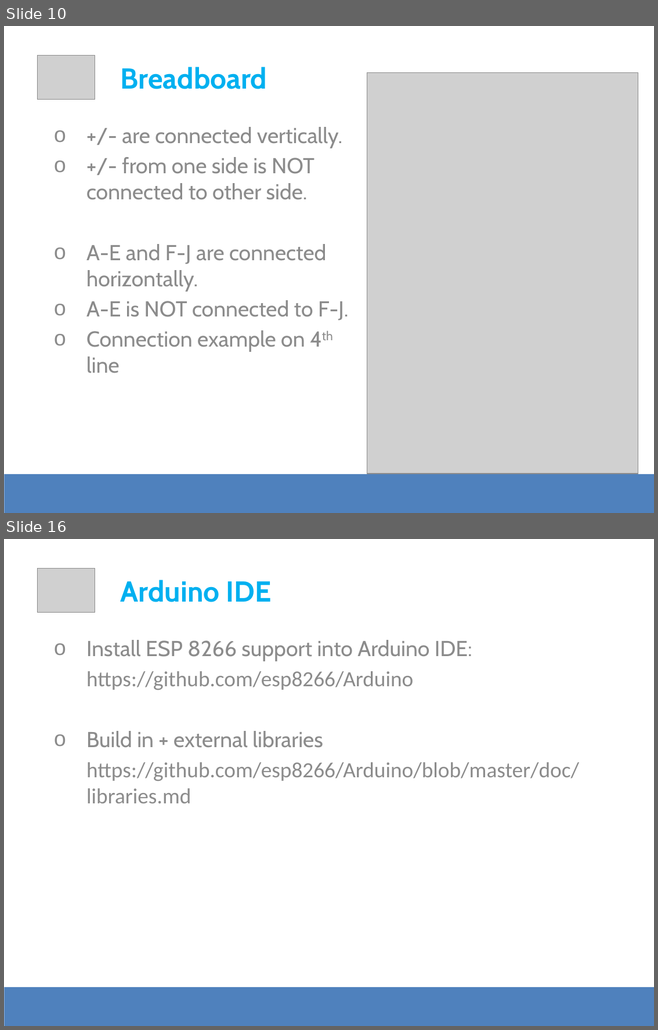
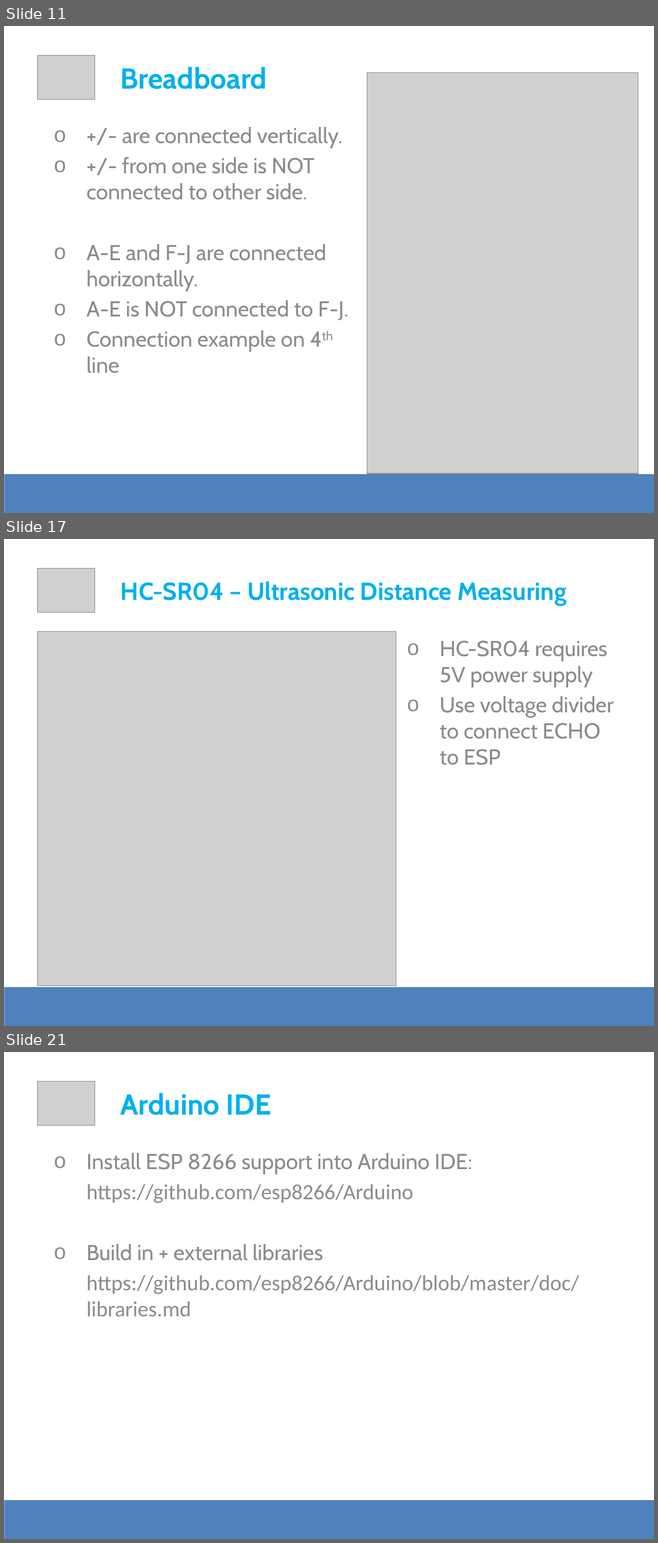
Before and after one commit to apolo-11/es-workshop-esp8266, a slide deck: DevSession - ESP8266.pptx. Shown one above the other, each under a label of ours: slides 10 and 16 before the commit, slides 11, 17 and 21 after it; the slides between them are not shown. The pictures are 658x1030 and 658x1543 pixels, drawn with LibreOffice and Linux fonts; fonts in the diff are those of the drawing; grey boxes stand for pictures. Boxes give left, top, right and bottom in pixels: in the first picture for what was removed or moved away, otherwise in the second. Text is boxed around its words. In the diff, an @@ line names an element or a change of style, - is before the commit and + after.

```diff
--- a/DevSession - ESP8266.pptx
+++ b/DevSession - ESP8266.pptx
@@ slide 17 added at box(4, 539, 654, 1026), background #FFFFFF @@
@@ picture added at box(37, 568, 95, 613) @@
@@ text added at box(121, 581, 566, 605), 27.2 pt, text #00B0F0, bold @@
+HC-SR04 – Ultrasonic Distance Measuring
@@ picture added at box(37, 632, 396, 986) @@
@@ text added at box(440, 641, 614, 765), 24 pt, text #8C8C8C @@
+o HC-SR04 requires 5V power supply
+o Use voltage divider to connect ECHO to ESP
@@ rectangle added at box(4, 987, 654, 1026), fill #4F81BD @@
@@ what was slide 10 is now slide 11 @@
@@ what was slide 16 is now slide 21 @@
```
Also in this commit, not shown: 3 slides changed, 9 other slides added, 4 slides removed, 3 other files.
